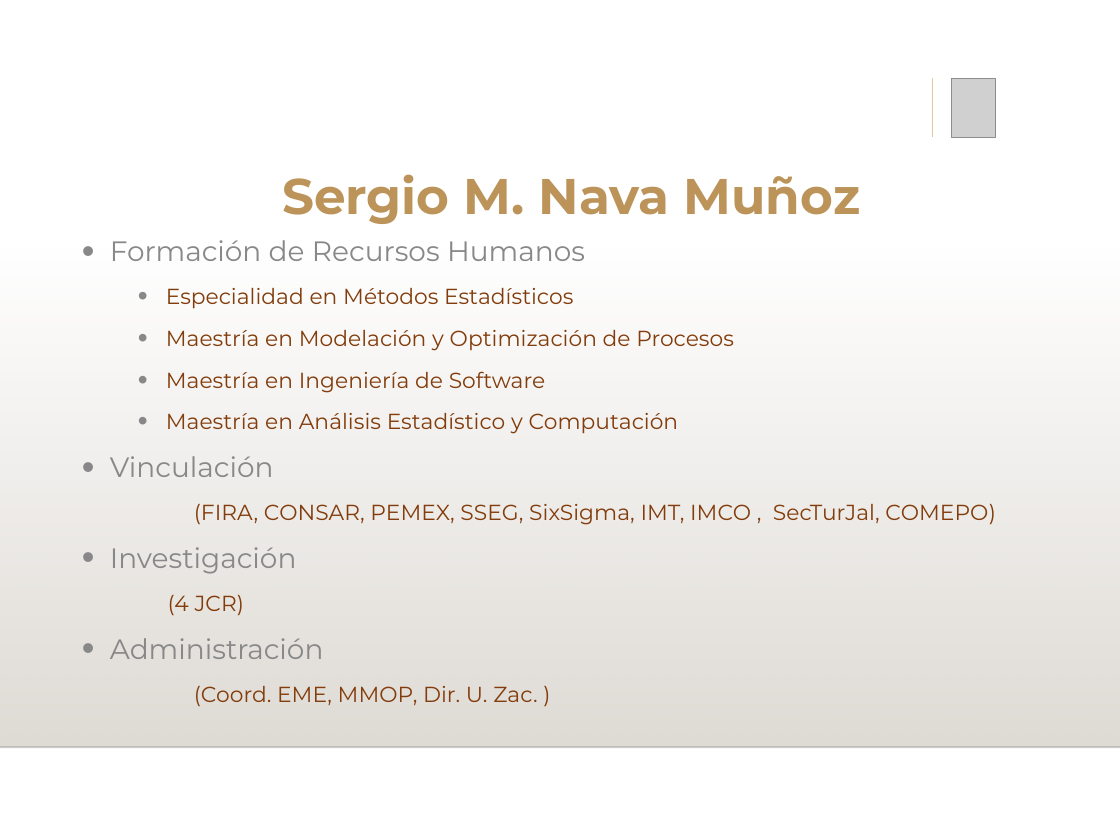
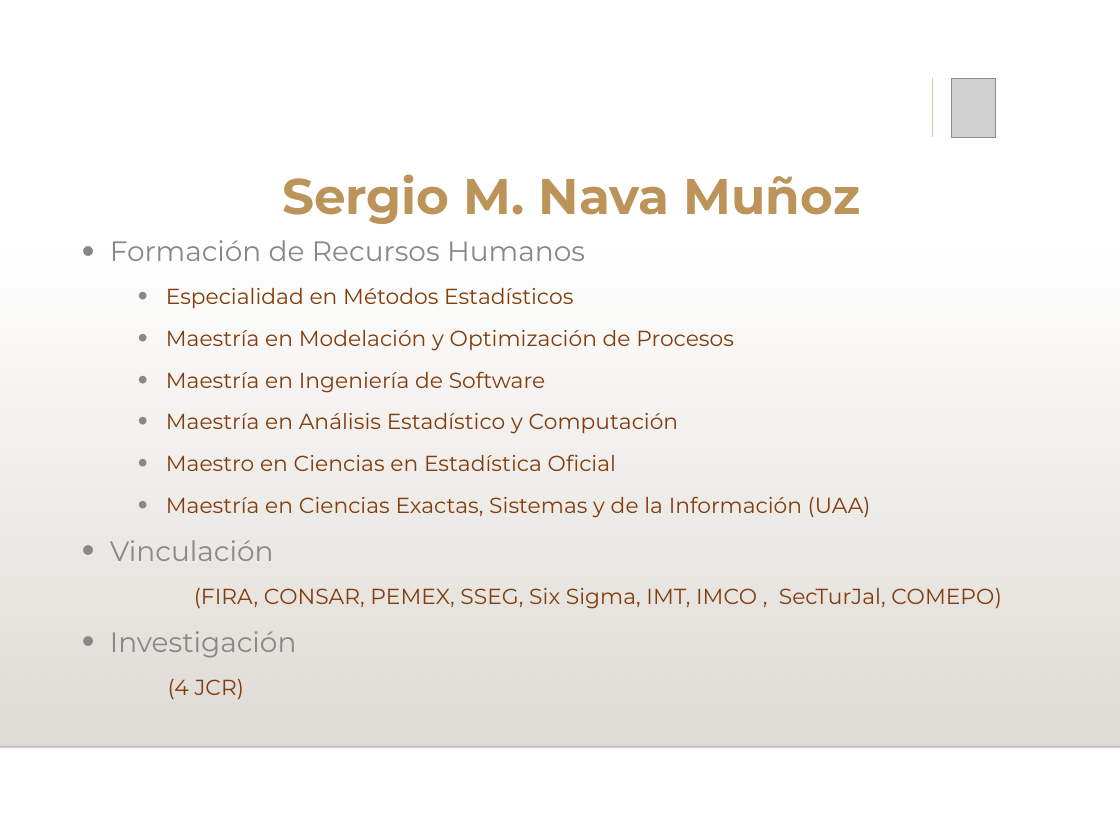
Before and after one commit to NavaSergio/Docencia_varios, a slide deck: slide 2 of SeminarioProyectos1/Presentación SMNM.pptx. Drawn at 1120x840 pixels with LibreOffice and Linux fonts; fonts in the diff are those of the drawing; grey boxes stand for pictures; background and template pictures are left out. Boxes give left, top, right and bottom in pixels: in the first picture for what was removed or moved away, otherwise in the second. Text is boxed around its words. In the diff, an @@ line names an element or a change of style, - is before the commit and + after.

```diff
--- a/SeminarioProyectos1/Presentación SMNM.pptx
+++ b/SeminarioProyectos1/Presentación SMNM.pptx
@@ text at <box>166,454,871,518</box>: paragraphs added @@
+  • Maestro en Ciencias en Estadística Oficial
+  • Maestría en Ciencias Exactas, Sistemas y de la Información (UAA)
@@ text at <box>194,588,1002,609</box>: spaces changed @@
-  (FIRA, CONSAR, PEMEX, SSEG, SixSigma, IMT, IMCO , SecTurJal, COMEPO)
+  (FIRA, CONSAR, PEMEX, SSEG, Six Sigma, IMT, IMCO , SecTurJal, COMEPO)
@@ text at <box>110,638,537,707</box>: paragraphs removed @@
-• Administración
-(Coord. EME, MMOP, Dir. U. Zac. )
```
Also in this commit, not shown: 2 other slides changed, 4 slides added, 1 other file.
